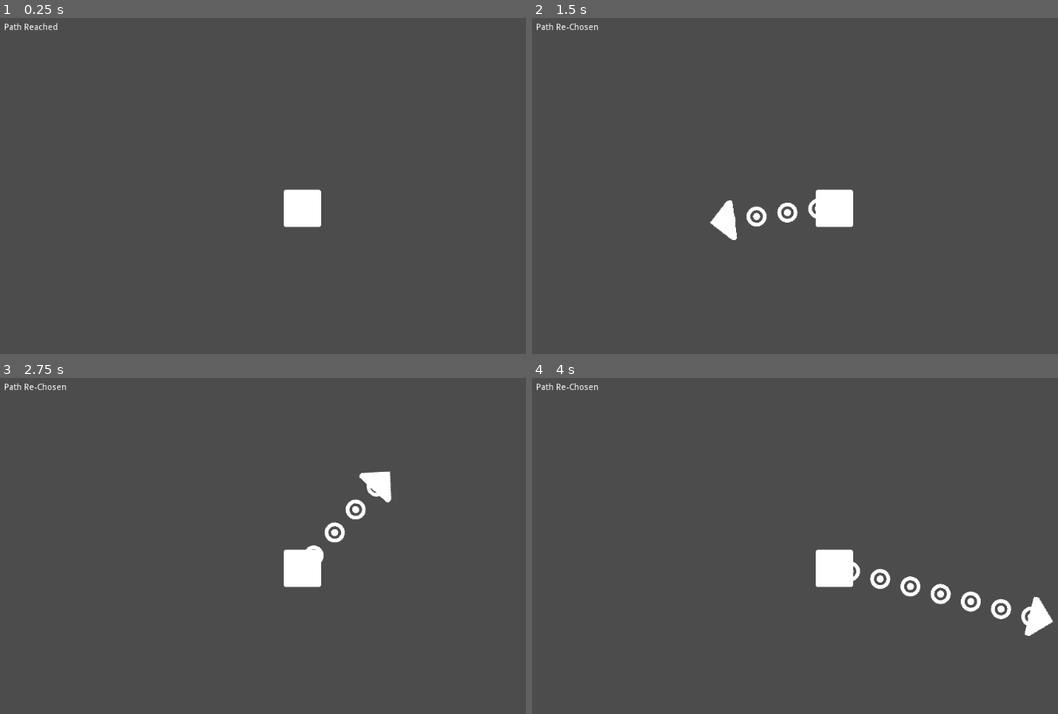
Above: before the commit, frames 1-4 (two rows, left to right).
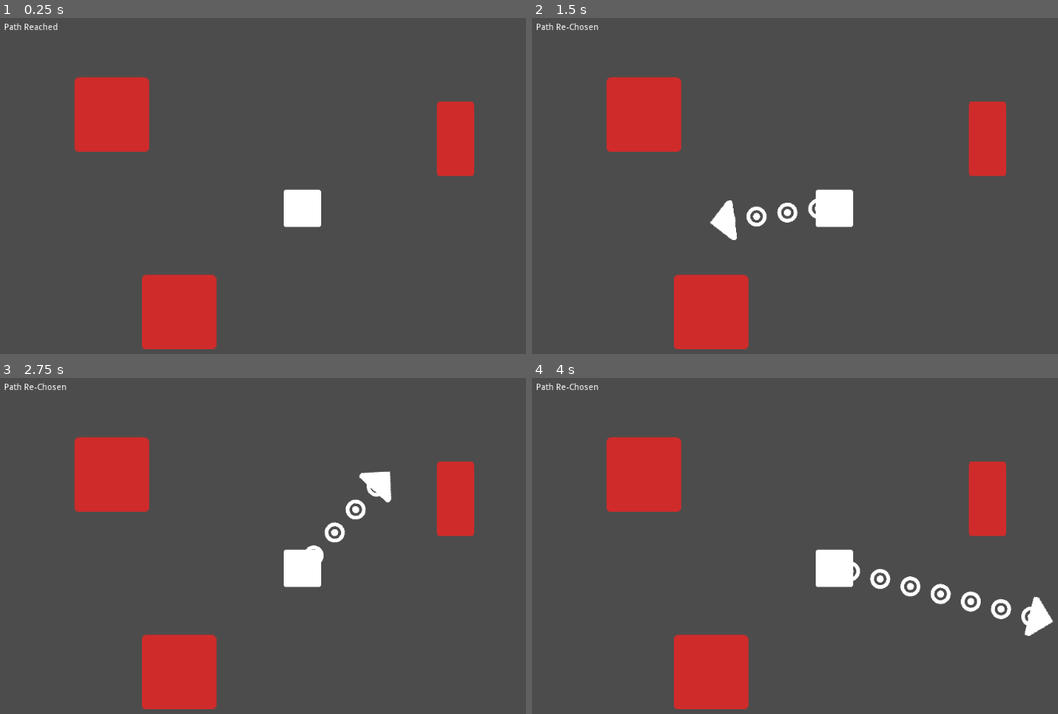
Above: after the commit, the same moments.

Repository: RoutineFreedom/Map-Navigation-Demo
Game: Godot game, scene res://Scenes/World.tscn
The game is run twice, just before and just after one commit, with the same random seed, the same clock (stepped at 60 frames per second) and the same inputs.
Inputs (mouse positions are in pixels of both pictures, inside the frame that each line leads up to):
- Up to frame 1 (0.25 s): no input
- Up to frame 2 (1.5 s): tap Enter at 0.5 s; move the mouse to (989, 182) at 0.52 s; press the mouse at (989, 182) at 0.53 s; tap Space at 1.25 s; move the mouse to (721, 222) at 1.27 s; release the mouse at (721, 222) at 1.28 s; click (721, 222) at 1.35 s
- Up to frame 3 (2.75 s): tap Enter at 2 s; move the mouse to (383, 482) at 2.02 s; press the mouse at (383, 482) at 2.03 s
- Up to frame 4 (4 s): tap Space at 2.75 s; move the mouse to (816, 636) at 2.77 s; release the mouse at (816, 636) at 2.78 s; click (816, 636) at 2.85 s; tap Enter at 3.5 s; move the mouse to (1042, 619) at 3.52 s; press the mouse at (1042, 619) at 3.53 s

The runs differ from the first frame. In frame 1, 7.9% of the frame differs, in the area x 14-91%, y 17-99%; in frame 2, 7.9%; in frame 3, 7.9%; in frame 4, 7.9%.

Commit message:
Added collision avoidance

Diff:
--- /dev/null
+++ b/MN Demo/Scenes/Obstacle.tscn
@@ -0,0 +1,19 @@
+[gd_scene load_steps=3 format=2]
+
+[ext_resource path="res://Assets/stop.png" type="Texture" id=1]
+
+[sub_resource type="RectangleShape2D" id=1]
+extents = Vector2( 60, 60 )
+
+[node name="Obstacle" type="KinematicBody2D"]
+
+[node name="Sprite" type="Sprite" parent="."]
+modulate = Color( 0.819608, 0.172549, 0.172549, 1 )
+scale = Vector2( 2, 2 )
+texture = ExtResource( 1 )
+
+[node name="CollisionShape2D" type="CollisionShape2D" parent="."]
+position = Vector2( 0, 4 )
+shape = SubResource( 1 )
+
+[node name="NavigationObstacle2D" type="NavigationObstacle2D" parent="."]
--- a/MN Demo/Scenes/PlayerIcon.tscn
+++ b/MN Demo/Scenes/PlayerIcon.tscn
@@ -20,6 +20,9 @@
 
 [node name="NavigationAgent2D" type="NavigationAgent2D" parent="."]
 target_desired_distance = 10.0
+avoidance_enabled = true
+radius = 45.0
+max_speed = 500.0
 
 [connection signal="path_changed" from="NavigationAgent2D" to="." method="_on_NavigationAgent2D_path_changed"]
 [connection signal="target_reached" from="NavigationAgent2D" to="." method="_on_NavigationAgent2D_target_reached"]
--- a/MN Demo/Scenes/World.tscn
+++ b/MN Demo/Scenes/World.tscn
@@ -1,13 +1,14 @@
-[gd_scene load_steps=5 format=2]
+[gd_scene load_steps=6 format=2]
 
 [ext_resource path="res://Scenes/PlayerIcon.tscn" type="PackedScene" id=1]
 [ext_resource path="res://Scripts/World.gd" type="Script" id=2]
 [ext_resource path="res://Assets/target.png" type="Texture" id=3]
+[ext_resource path="res://Scenes/Obstacle.tscn" type="PackedScene" id=4]
 
 [sub_resource type="NavigationPolygon" id=1]
-vertices = PoolVector2Array( 1022, 4, 1032, 604, -2, 603, 2, 5 )
+vertices = PoolVector2Array( 1379, -275, 1366, 878, -344, 865, -346, -271 )
 polygons = [ PoolIntArray( 0, 1, 2, 3 ) ]
-outlines = [ PoolVector2Array( 2, 5, -2, 603, 1032, 604, 1022, 4 ) ]
+outlines = [ PoolVector2Array( -346, -271, -344, 865, 1366, 878, 1379, -275 ) ]
 
 [node name="World" type="Node2D"]
 script = ExtResource( 2 )
@@ -21,6 +22,16 @@
 [node name="PlayerIcon" parent="Navigation2D" instance=ExtResource( 1 )]
 position = Vector2( 487, 307 )
 max_speed = 600.0
+
+[node name="Obstacle" parent="Navigation2D" instance=ExtResource( 4 )]
+position = Vector2( 289, 472 )
+
+[node name="Obstacle2" parent="Navigation2D" instance=ExtResource( 4 )]
+position = Vector2( 181, 154 )
+
+[node name="Obstacle3" parent="Navigation2D" instance=ExtResource( 4 )]
+position = Vector2( 733, 193 )
+scale = Vector2( 0.5, 1 )
 
 [node name="Line2D" type="Line2D" parent="."]
 width = 50.0
--- a/MN Demo/Scripts/PlayerIcon.gd
+++ b/MN Demo/Scripts/PlayerIcon.gd
@@ -18,6 +18,7 @@
 var _click_count := 0
 
 func _ready() -> void:
+	_agent.connect("velocity_computed", self, "move")
 	_agent.set_target_location(global_position)
 
 func _unhandled_input(event: InputEvent) -> void:
@@ -52,7 +53,10 @@
 		var _steering := (_desired_velocity - _velocity) * delta * steering_damp
 		_velocity += _steering
 
-		_velocity = move_and_slide(_velocity)
+		_agent.set_velocity(_velocity)
+
+func move(velocity: Vector2) -> void:
+	_velocity = move_and_slide(velocity)
 
 func set_target() -> void:
 	_click_count += 1
